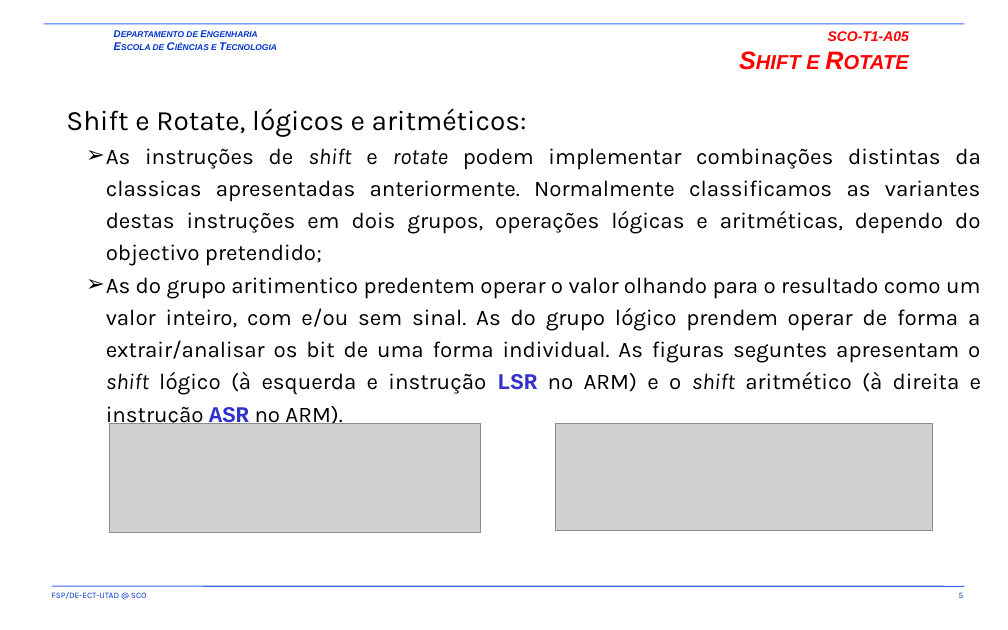
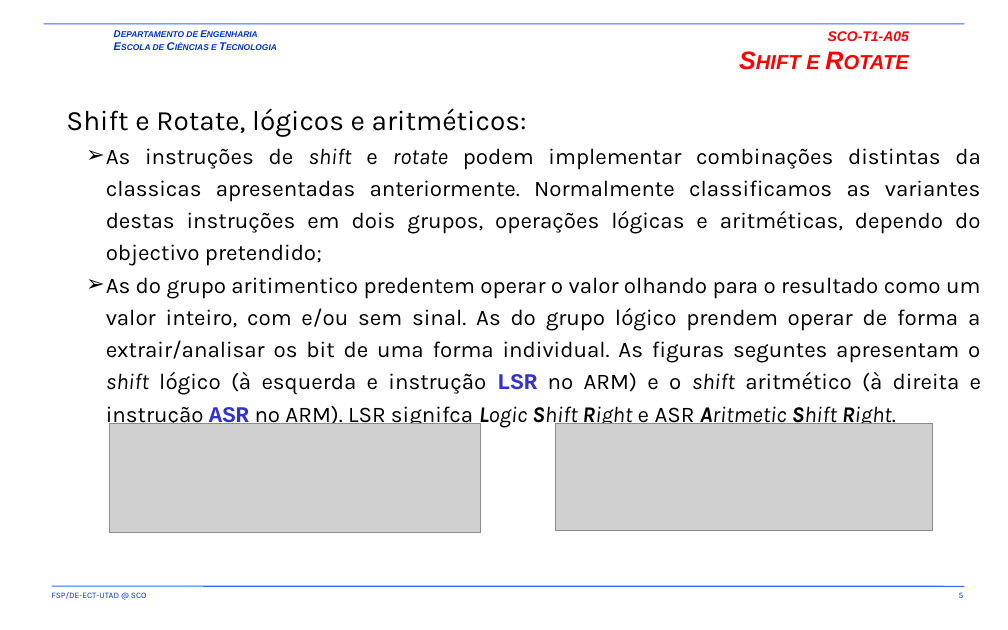
Before and after one commit to fsp864/UTAD-SCO, a slide deck: slide 5 of aulas/t/old/SCO-T1-A05-A06.pptx. Drawn at 1008x630 pixels with LibreOffice and Linux fonts; fonts in the diff are those of the drawing; grey boxes stand for pictures; background and template pictures are left out. Boxes give left, top, right and bottom in pixels: in the first picture for what was removed or moved away, otherwise in the second. Text is boxed around its words. In the diff, an @@ line names an element or a change of style, - is before the commit and + after.

```diff
--- a/aulas/t/old/SCO-T1-A05-A06.pptx
+++ b/aulas/t/old/SCO-T1-A05-A06.pptx
@@ text at [106,277,981,428]: text changed @@
-  ➢ As do grupo aritimentico predentem operar o valor olhando para o resultado como um valor inteiro, com e/ou sem sinal. As do grupo lógico prendem operar de forma a extrair/analisar os bit de uma forma individual. As figuras seguntes apresentam o shift lógico (à esquerda e instrução LSR no ARM) e o shift aritmético (à direita e instrução ASR no ARM).
+  ➢ As do grupo aritimentico predentem operar o valor olhando para o resultado como um valor inteiro, com e/ou sem sinal. As do grupo lógico prendem operar de forma a extrair/analisar os bit de uma forma individual. As figuras seguntes apresentam o shift lógico (à esquerda e instrução LSR no ARM) e o shift aritmético (à direita e instrução ASR no ARM). LSR signifca Logic Shift Right e ASR Aritmetic Shift Right.
```
Also in this commit, not shown: 7 other slides changed.
